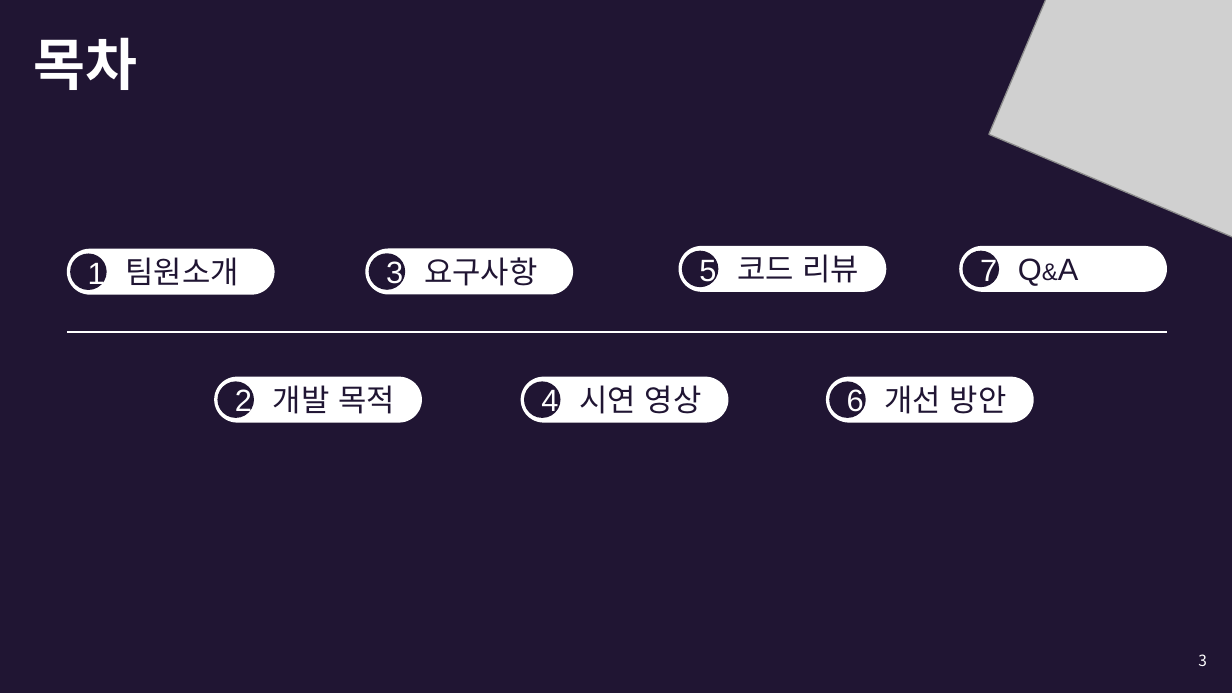
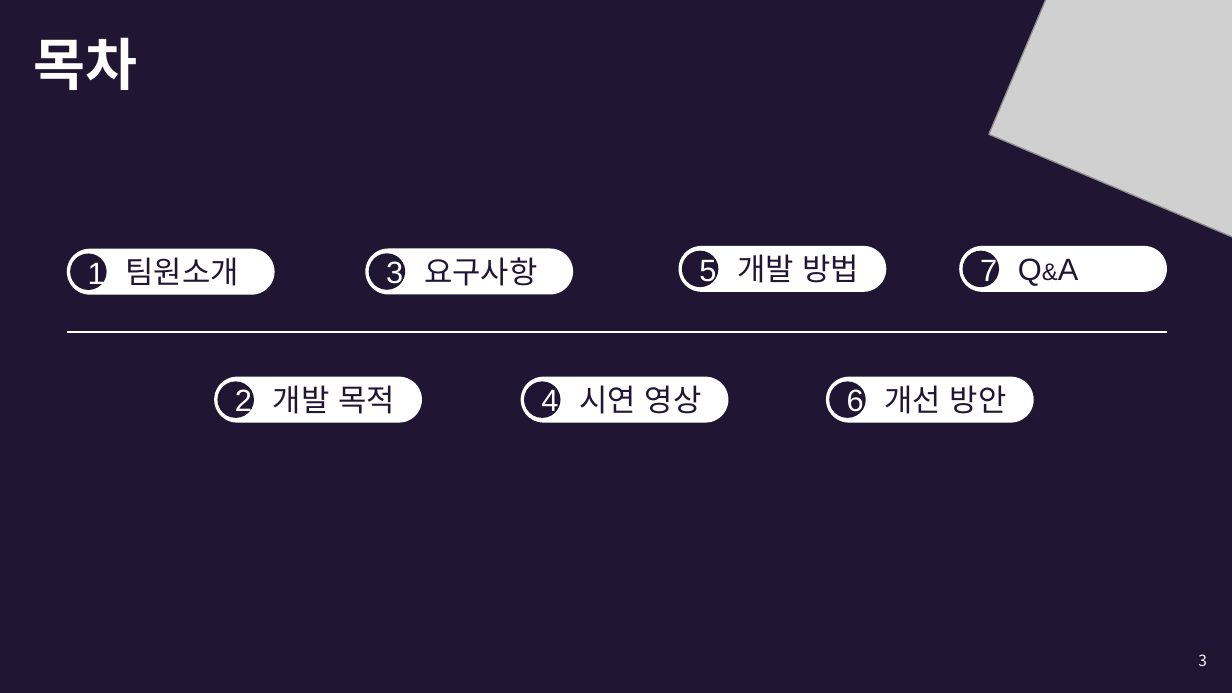
Before and after one commit to wooooooooooooooosung/SSU, a slide deck: slide 3 of doc/입어바라.pptx. Drawn at 1232x693 pixels with LibreOffice and Linux fonts; fonts in the diff are those of the drawing; grey boxes stand for pictures. Boxes give left, top, right and bottom in pixels: in the first picture for what was removed or moved away, otherwise in the second. Text is boxed around its words. In the diff, an @@ line names an element or a change of style, - is before the commit and + after.

```diff
--- a/doc/입어바라.pptx
+++ b/doc/입어바라.pptx
@@ text at <box>737,254,860,283</box>: text changed @@
-코드 리뷰
+개발 방법
```
Also in this commit, not shown: 2 other slides changed, 2 slides added, 1 slide removed.
